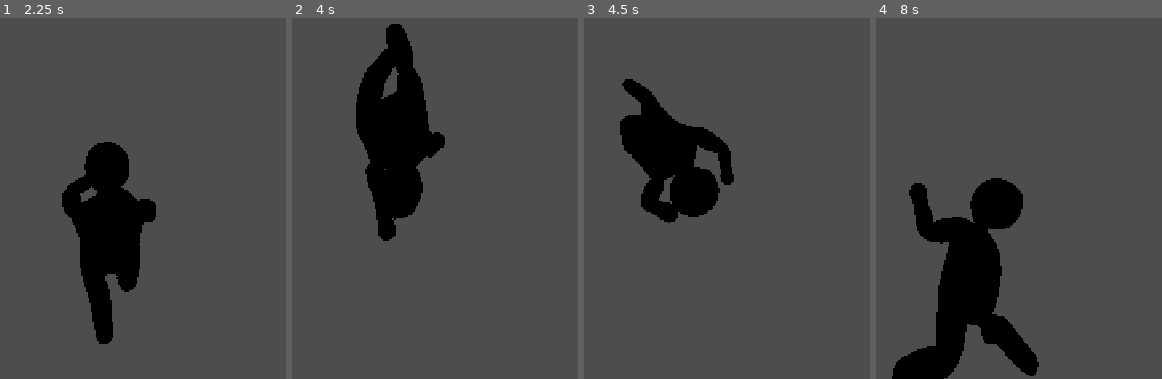
Above: before the commit, frames 1-4 (left to right).
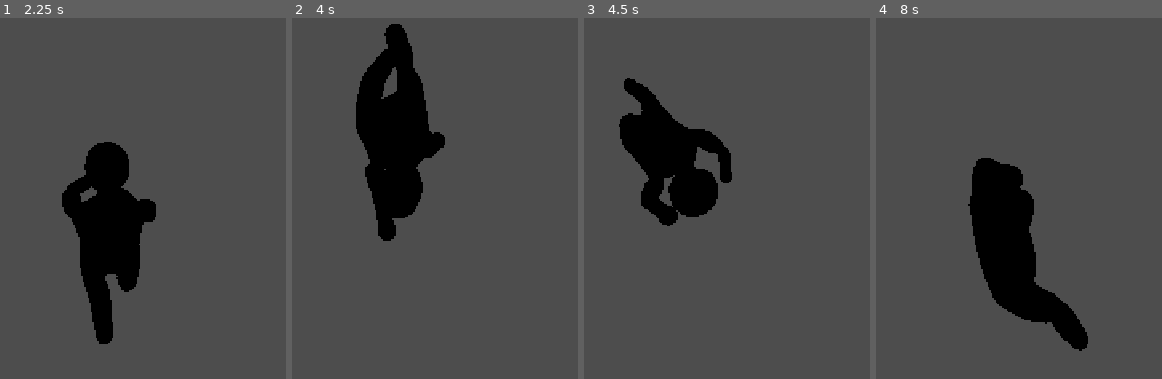
Above: after the commit, the same moments.

Repository: Lost-Rabbit-Digital/ChefWobbles
Game: Godot game, scene res://Scenes/character.tscn
Same seed, same stepped clock (60 frames per second), same inputs: the game is played once before the commit and once after it. This scene is started directly instead of the project's main scene. Sound files missing from this copy of the repository are replaced by a short silence.
Inputs (mouse positions are in pixels of both pictures, inside the frame that each line leads up to):
- Up to frame 1 (2.25 s): tap Enter (ui_accept) at 0.5 s; move the mouse to (283, 129) at 0.52 s; press the mouse at (283, 129) at 0.53 s; hold D (move_right) 0.53-1.28 s; tap Space (jump) at 0.77, 1.52 s; move the mouse to (68, 155) at 1.27 s; release the mouse at (68, 155) at 1.28 s; hold W (move_forward) from 1.28 s (still down); right-click (68, 155) at 1.35 s; move the mouse to (128, 144) at 2.02 s; tap R (ragdoll) at 2.1 s
- Up to frame 2 (4 s): keep holding W (move_forward); move the mouse to (389, 162) at 2.77 s; click (389, 162) at 2.85 s; tap Space (jump) at 3.02, 3.77 s; move the mouse to (460, 158) at 3.52 s; hold Right mouse button (grab_right) from 3.53 s (still down)
- Up to frame 3 (4.5 s): keep holding W (move_forward); move the mouse to (632, 147) at 4.27 s; release Right mouse button (grab_right) at 4.28 s; tap R (ragdoll) at 4.35 s
- Up to frame 4 (8 s): tap Space (jump) at 4.52, 6.02, 6.77, 7.52 s; move the mouse to (993, 155) at 5.02 s; press the mouse at (993, 155) at 5.03 s; move the mouse to (953, 144) at 5.77 s; release W (move_forward) at 5.78 s; release the mouse at (953, 144) at 5.78 s; hold D (move_right) 5.78-6.53 s; right-click (953, 144) at 5.85 s; move the mouse to (1027, 151) at 6.52 s; hold W (move_forward) from 6.53 s (still down); tap R (ragdoll) at 6.6 s; move the mouse to (944, 155) at 7.27 s; click (944, 155) at 7.35 s

Frame 1 is identical in both runs. In frame 2, less than 0.1% of the frame differs, in the area x 23-48%, y 4-62%; in frame 3, 0.5%; in frame 4, 16%, in the area x 5-75%, y 38-100%.

Commit message:
Breaking all that works

Diff:
--- a/godot_project/Scenes/character.tscn
+++ b/godot_project/Scenes/character.tscn
@@ -1,9 +1,17 @@
-[gd_scene load_steps=25 format=4 uid="uid://cd70x3de3pbl4"]
+[gd_scene load_steps=26 format=4 uid="uid://cd70x3de3pbl4"]
 
 [ext_resource type="Script" uid="uid://bwurqvwjq4bbl" path="res://scripts/multiplayer/multiplayer_movement.gd" id="1_my7n2"]
 [ext_resource type="PackedScene" uid="uid://byhwdai31bud7" path="res://models/character/Character.glb" id="1_nfcse"]
 [ext_resource type="Material" uid="uid://b277dmlnwx24i" path="res://models/character/character_material.tres" id="3_ejsiy"]
 [ext_resource type="Script" uid="uid://ba8yfbx4qeq4j" path="res://scripts/character_controller/camera.gd" id="3_ya0u6"]
+
+[sub_resource type="SceneReplicationConfig" id="SceneReplicationConfig_my7n2"]
+properties/0/path = NodePath(".:position")
+properties/0/spawn = true
+properties/0/replication_mode = 1
+properties/1/path = NodePath(".:rotation")
+properties/1/spawn = true
+properties/1/replication_mode = 1
 
 [sub_resource type="StandardMaterial3D" id="StandardMaterial3D_l0mvc"]
 resource_name = "Character"
@@ -114,6 +122,10 @@
 [node name="Character" type="Node3D"]
 script = ExtResource("1_my7n2")
 
+[node name="MultiplayerSynchronizer" type="MultiplayerSynchronizer" parent="."]
+root_path = NodePath("../Physical")
+replication_config = SubResource("SceneReplicationConfig_my7n2")
+
 [node name="Physical" parent="." instance=ExtResource("1_nfcse")]
 transform = Transform3D(-1, 0, -8.74228e-08, 0, 1, 0, 8.74228e-08, 0, -1, 0, 0, 0)
 
@@ -151,10 +163,10 @@
 shape = SubResource("BoxShape3D_fo83p")
 
 [node name="Physical Bone LArm1" type="PhysicalBone3D" parent="Physical/Armature/Skeleton3D" index="2"]
-transform = Transform3D(-1.99053e-20, 0, -1, -1, 7.54975e-08, 1.99053e-20, 7.54975e-08, 1, 0, 0.91576, 1, 0)
-joint_type = 2
-joint_offset = Transform3D(1, 0, 0, 0, 1, 0, 0, 0, 1, 6.21117e-21, 1.76532e-33, 0.31882)
-body_offset = Transform3D(1, 2.84217e-13, -1.94818e-20, -1.94818e-20, 0, -1, -2.84217e-13, 1, 0, 0, 0.31882, 0)
+transform = Transform3D(-2.07523e-20, 0, -1, -1, 7.54975e-08, 2.07523e-20, 7.54975e-08, 1, 0, 0.91576, 1, 0)
+joint_type = 2
+joint_offset = Transform3D(1, 0, 0, 0, 1, 0, 0, 0, 1, 6.48123e-21, 1.84207e-33, 0.31882)
+body_offset = Transform3D(1, 2.84217e-13, -2.03288e-20, -2.03288e-20, 0, -1, -2.84217e-13, 1, 0, 0, 0.31882, 0)
 friction = 0.2
 linear_damp_mode = 1
 angular_damp = 1.0
@@ -170,10 +182,10 @@
 shape = SubResource("CapsuleShape3D_qknsb")
 
 [node name="Physical Bone LArm2" type="PhysicalBone3D" parent="Physical/Armature/Skeleton3D" index="3"]
-transform = Transform3D(-1.99053e-20, 0, -1, -1, 7.54975e-08, 1.99053e-20, 7.54975e-08, 1, 0, 1.61445, 1, -1.42109e-14)
-joint_type = 2
-joint_offset = Transform3D(1, 0, 0, 0, 1, 0, 0, 0, 1, 7.40055e-21, 7.10543e-15, 0.379871)
-body_offset = Transform3D(1, 2.84217e-13, -1.94818e-20, -1.94818e-20, 0, -1, -2.84217e-13, 1, 0, 0, 0.379871, -7.10543e-15)
+transform = Transform3D(-2.07523e-20, 0, -1, -1, 7.54975e-08, 2.07523e-20, 7.54975e-08, 1, 0, 1.61445, 1, -1.42109e-14)
+joint_type = 2
+joint_offset = Transform3D(1, 0, 0, 0, 1, 0, 0, 0, 1, 7.72232e-21, 7.10543e-15, 0.379871)
+body_offset = Transform3D(1, 2.84217e-13, -2.03288e-20, -2.03288e-20, 0, -1, -2.84217e-13, 1, 0, 0, 0.379871, -7.10543e-15)
 friction = 0.2
 linear_damp_mode = 1
 angular_damp = 1.0
@@ -289,10 +301,10 @@
 [node name="LeftFootAudioPlayer" type="AudioStreamPlayer3D" parent="Physical/Armature/Skeleton3D/Physical Bone LLeg2"]
 
 [node name="Physical Bone RLeg1" type="PhysicalBone3D" parent="Physical/Armature/Skeleton3D" index="8"]
-transform = Transform3D(8.74034e-08, 0.999677, 0.0254165, 0.544879, -0.0213121, 0.838244, 0.838515, 0.0138488, -0.544703, -0.386655, -0.241816, 0.145382)
-joint_type = 2
-joint_offset = Transform3D(1, 0, 0, 0, 1, 0, 0, 0, 1, -9.92334e-07, 2.0496e-07, 0.2669)
-body_offset = Transform3D(1, -3.13856e-07, -3.57628e-07, -3.27826e-07, 2.90107e-07, -1, 2.82191e-07, 1, 2.37022e-07, 1.08778e-06, 0.2669, -2.68221e-07)
+transform = Transform3D(8.55413e-08, 0.999677, 0.0254165, 0.544879, -0.0213121, 0.838244, 0.838515, 0.0138488, -0.544703, -0.386655, -0.241816, 0.145382)
+joint_type = 2
+joint_offset = Transform3D(1, 0, 0, 0, 1, 0, 0, 0, 1, -1.00724e-06, 1.45853e-07, 0.2669)
+body_offset = Transform3D(1, -3.11993e-07, -3.57628e-07, -3.27826e-07, 2.86382e-07, -1, 2.80328e-07, 1, 2.35159e-07, 1.10269e-06, 0.2669, -2.08616e-07)
 friction = 0.2
 linear_damp_mode = 1
 angular_damp = 1.0
@@ -308,10 +320,10 @@
 shape = SubResource("CapsuleShape3D_b1rjh")
 
 [node name="Physical Bone RLeg2" type="PhysicalBone3D" parent="Physical/Armature/Skeleton3D" index="9"]
-transform = Transform3D(1.64828e-07, 1, 9.75556e-07, 0.544879, -9.07829e-07, 0.838515, 0.838515, 3.93349e-07, -0.544879, -0.393437, -0.689271, 0.436144)
-joint_type = 2
-joint_offset = Transform3D(1, 0, 0, 0, 1, 0, 0, 0, 1, -3.43663e-07, -1.14979e-06, 0.266814)
-body_offset = Transform3D(1, -3.91908e-07, -3.8743e-07, -3.57628e-07, 3.37075e-07, -1, 3.57628e-07, 1, 2.8824e-07, 4.47035e-07, 0.266814, 1.07288e-06)
+transform = Transform3D(1.64828e-07, 1, 9.75556e-07, 0.544879, -9.0783e-07, 0.838515, 0.838515, 3.93349e-07, -0.544879, -0.393437, -0.689271, 0.436144)
+joint_type = 2
+joint_offset = Transform3D(1, 0, 0, 0, 1, 0, 0, 0, 1, -3.43663e-07, -1.20939e-06, 0.266814)
+body_offset = Transform3D(1, -3.91908e-07, -3.8743e-07, -3.57628e-07, 3.37075e-07, -1, 3.57628e-07, 1, 2.8824e-07, 4.47035e-07, 0.266814, 1.13249e-06)
 friction = 0.2
 linear_damp_mode = 1
 angular_damp = 1.0
--- a/godot_project/scenes/worlds/demo_scene.tscn
+++ b/godot_project/scenes/worlds/demo_scene.tscn
@@ -24,6 +24,8 @@
 [ext_resource type="PackedScene" uid="uid://bjk4e8k421f15" path="res://scenes/stations/stove_stations/stove_station.tscn" id="17_jc6vo"]
 [ext_resource type="PackedScene" uid="uid://dsc5wbn13tt8p" path="res://models/stations/generic_station/generic_station.gltf" id="18_fu8s8"]
 
+[sub_resource type="SceneReplicationConfig" id="SceneReplicationConfig_8sg6o"]
+
 [sub_resource type="Sky" id="Sky_67mw3"]
 sky_material = ExtResource("2_0cmys")
 
@@ -67,6 +69,14 @@
 
 [node name="Node3D" type="Node3D"]
 script = ExtResource("1_8sg6o")
+
+[node name="MultiplayerSynchronizer" type="MultiplayerSynchronizer" parent="."]
+replication_config = SubResource("SceneReplicationConfig_8sg6o")
+
+[node name="MultiplayerSpawner" type="MultiplayerSpawner" parent="."]
+_spawnable_scenes = PackedStringArray("uid://cd70x3de3pbl4")
+spawn_path = NodePath("..")
+spawn_limit = 4
 
 [node name="SpawnPoints" type="Node" parent="."]
 
--- a/godot_project/scripts/multiplayer/multiplayer_game_manager.gd
+++ b/godot_project/scripts/multiplayer/multiplayer_game_manager.gd
@@ -3,6 +3,11 @@
 extends Node3D
 
 func _ready() -> void:
+	var spawner = $MultiplayerSpawner
+	if spawner:
+		# Reference the static function from your player script class
+		var player_script = preload("res://scripts/multiplayer/multiplayer_movement.gd")
+		spawner.spawn_function = Callable(player_script, "spawn_custom")
 	_setup_multiplayer()
 
 func _setup_multiplayer() -> void:
@@ -31,6 +36,6 @@
 	player.global_position = Vector3(0, 2, 0)
 	print("Single player spawned")
 
-func _on_player_disconnected(peer_id: int) -> void:
+func _on_player_disconnected(peer_id: int, player_info: Dictionary) -> void:
 	"""Handle player disconnection cleanup"""
-	print("Player ", peer_id, " disconnected from game")
+	print("Player ", player_info.get("name", str(peer_id)), " disconnected from game")
--- a/godot_project/scripts/multiplayer/multiplayer_movement.gd
+++ b/godot_project/scripts/multiplayer/multiplayer_movement.gd
@@ -1,8 +1,27 @@
-# MultiplayerMovement.gd - Clean version that extends your existing movement
-# Replace your existing multiplayer_movement.gd with this
+# MultiplayerMovement.gd - With proper MultiplayerSpawner integration
 extends "res://scripts/character_controller/movement.gd"
 
 @export var player_id: int = 1
+
+# MultiplayerSpawner integration
+static func spawn_custom(data: Variant) -> Node:
+	"""Static spawn function for MultiplayerSpawner"""
+	var player_scene = preload("res://scenes/character.tscn")
+	var player = player_scene.instantiate()
+
+	if data is Array and data.size() >= 2:
+		var actual_peer_id = data[0]
+		var simple_id = data[1]
+
+		player.name = "Player_" + str(simple_id)
+		player.set_multiplayer_authority(actual_peer_id)
+		if player.has_method("set_player_id"):
+			player.set_player_id(simple_id)
+		player.global_position = Vector3(randf_range(-3, 3), 2, randf_range(-3, 3))
+
+		print("Custom spawned Player ", simple_id, " with authority ", actual_peer_id)
+
+	return player
 
 func _ready() -> void:
 	# Call parent setup first to initialize your movement system
@@ -11,17 +30,17 @@
 
 func _setup_multiplayer() -> void:
 	"""Setup multiplayer authority and groups"""
-	# Extract simple ID from node name (Player_1, Player_2, etc.)
-	var name_parts = name.split("_")
-	if name_parts.size() >= 2:
-		player_id = name_parts[1].to_int()
 
-	# Authority is set by NetworkManager, don't override here
-	# Just setup groups and logging
-	add_to_group("players")
-	add_to_group("player_" + str(player_id))
+	# If not spawned via custom spawner, use fallback method
+	if player_id == 1:  # Default value means not set by spawner
+		var name_parts = name.split("_")
+		if name_parts.size() >= 2:
+			player_id = name_parts[1].to_int()
 
-	print("Player ", player_id, " ready. Authority will be set by NetworkManager.")
+		add_to_group("players")
+		add_to_group("player_" + str(player_id))
+
+		print("Player ", player_id, " ready. Authority will be set by NetworkManager.")
 
 func set_player_id(new_id: int) -> void:
 	"""Set player ID - called by NetworkManager after authority is set"""
@@ -41,8 +60,6 @@
 	# Only run physics on the authority (the player who owns this character)
 	if is_multiplayer_authority():
 		super._physics_process(delta)
-
-	# Position automatically syncs via Godot's built-in multiplayer
 
 func _input(event: InputEvent) -> void:
 	# Only process input if we have authority
--- a/godot_project/scripts/multiplayer/multiplayer_network_manager.gd
+++ b/godot_project/scripts/multiplayer/multiplayer_network_manager.gd
@@ -3,7 +3,7 @@
 extends Node
 
 signal player_connected(peer_id: int, player_info: Dictionary)
-signal player_disconnected(peer_id: int)
+signal player_disconnected(peer_id: int, player_info: Dictionary)
 signal server_disconnected()
 signal connection_established()
 signal connection_failed()
@@ -87,6 +87,7 @@
 		print("WARNING: Only server can start game")
 		return
 
+	print("Host starting scene transition for all players")
 	# Tell all clients to change scene
 	_change_scene_for_all.rpc(scene_path)
 
@@ -121,29 +122,22 @@
 			print("Local peer ", role, " Player_", simple_id)
 
 func add_player_to_scene(simple_id: int):
-	# Check if player already exists
-	var existing_player = get_tree().current_scene.get_node_or_null("Player_" + str(simple_id))
-	if existing_player:
-		print("Player ", simple_id, " already exists, skipping spawn")
-		return
-
-	var player = player_scene.instantiate()
-	player.name = "Player_" + str(simple_id)
-
-	var game_scene = get_tree().current_scene
-	if game_scene:
-		game_scene.add_child(player)
-
-		# Find the actual peer ID for this simple ID
-		var actual_peer_id = _get_actual_peer_id(simple_id)
-
-		# CRITICAL: Set authority using the actual peer ID
-		player.set_multiplayer_authority(actual_peer_id)
-		if player.has_method("set_player_id"):
-			player.set_player_id(simple_id)  # Use simple ID for game logic
-
-		player.global_position = Vector3(randf_range(-3, 3), 2, randf_range(-3, 3))
-		print("Spawned player ", simple_id, " with authority: ", actual_peer_id, " (simple ID: ", simple_id, ")")
+	if not multiplayer.is_server():
+		return  # Only server spawns
+
+	# Get the spawner
+	var spawner = get_tree().current_scene.get_node_or_null("MultiplayerSpawner")
+	if not spawner:
+		print("No MultiplayerSpawner found!")
+		return
+
+	# Get actual peer ID
+	var actual_peer_id = _get_actual_peer_id(simple_id)
+
+	# Use MultiplayerSpawner.spawn_function
+	var player = spawner.spawn([actual_peer_id, simple_id])
+
+	print("Spawned via MultiplayerSpawner: Player_", simple_id)
 
 func remove_player_from_scene(simple_id: int):
 	var player = get_tree().current_scene.get_node_or_null("Player_" + str(simple_id))
Not shown: 1 places in godot_project/scenes/worlds/demo_scene.tscn that only renumber resources
